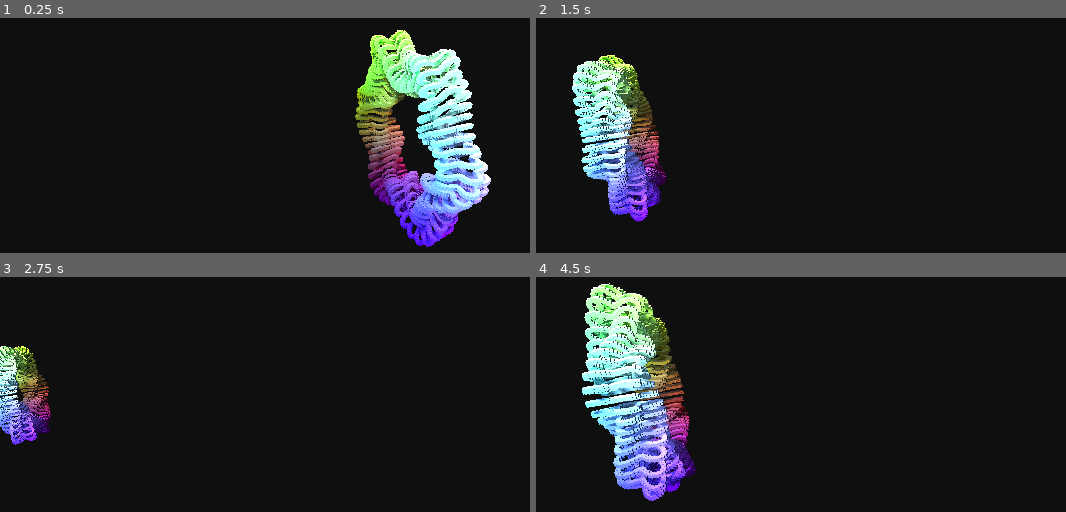
Above: before the commit, frames 1-4 (two rows, left to right).
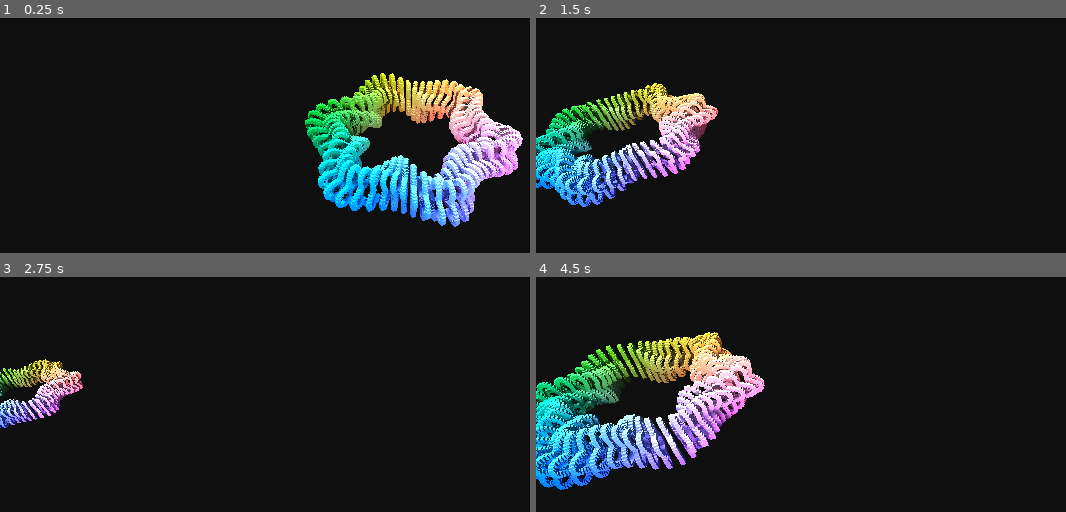
Above: after the commit, the same moments.

Repository: meursw/Graphics-Programming
Game: Godot game, scene res://Scenes/world.tscn
Same seed, same stepped clock (60 frames per second), same inputs: the game is played once before the commit and once after it.
Inputs (mouse positions are in pixels of both pictures, inside the frame that each line leads up to):
- Up to frame 1 (0.25 s): no input
- Up to frame 2 (1.5 s): move the mouse to (outside the picture) at 0.52 s; hold D (right) 0.53-1.28 s; right-click (outside the picture) at 0.6 s; click (outside the picture) at 0.67 s; move the mouse to (774, 154) at 1.27 s; hold S (back) from 1.28 s (still down); right-click (774, 154) at 1.35 s
- Up to frame 3 (2.75 s): move the mouse to (477, 291) at 2.02 s; release S (back) at 2.03 s; hold D (right) from 2.03 s (still down); right-click (477, 291) at 2.1 s
- Up to frame 4 (4.5 s): move the mouse to (896, 481) at 2.77 s; release D (right) at 2.78 s; hold W (forward) 2.78-3.53 s; right-click (896, 481) at 2.85 s; click (896, 481) at 2.92 s; tap Enter at 3.5 s; move the mouse to (outside the picture) at 3.52 s; hold A (left) from 3.53 s (still down); right-click (outside the picture) at 3.6 s; move the mouse to (695, 324) at 4.27 s; right-click (695, 324) at 4.35 s

The runs differ from the first frame. In frame 1, 20% of the frame differs, in the area x 57-99%, y 5-98%; in frame 2, 14%; in frame 3, 3.8%; in frame 4, 22%, in the area x 0-44%, y 2-96%.

Commit message:
dx11 tutorial 5

Diff:
--- a/CatlikeCoding/Godot/Mathematical Surfaces/Scenes/world.tscn
+++ b/CatlikeCoding/Godot/Mathematical Surfaces/Scenes/world.tscn
@@ -39,6 +39,6 @@
 script = ExtResource("1_pqmig")
 
 [node name="Graph" parent="." instance=ExtResource("1_lllvd")]
-transform = Transform3D(-0.115665, 0.993288, 0, -0.993288, -0.115665, 0, 0, 0, 1, 0, 0, 0)
+transform = Transform3D(1, 0, 0, 0, 1, 0, 0, 0, 1, 0, 0, 0)
 resolution = 60
 function_name = 4
Not shown, changed: CatlikeCoding/Unity/Mathematical Surfaces/Assets/Scenes/SampleScene.unity
Not shown, changed: CatlikeCoding/Unity/Mathematical Surfaces/UserSettings/Layouts/default-2022.dwlt
Not shown, added: DirectX 11/Tutorial 5/applicationclass.cpp
Not shown, added: DirectX 11/Tutorial 5/applicationclass.h
Not shown, added: DirectX 11/Tutorial 5/cameraclass.cpp
Not shown, added: DirectX 11/Tutorial 5/cameraclass.h
Not shown, added: DirectX 11/Tutorial 5/color.ps
Not shown, added: DirectX 11/Tutorial 5/color.vs
Not shown, added: DirectX 11/Tutorial 5/colorshaderclass.cpp
Not shown, added: DirectX 11/Tutorial 5/colorshaderclass.h
Not shown, added: DirectX 11/Tutorial 5/d3dclass.cpp
Not shown, added: DirectX 11/Tutorial 5/d3dclass.h
(and 15 more such lines)
